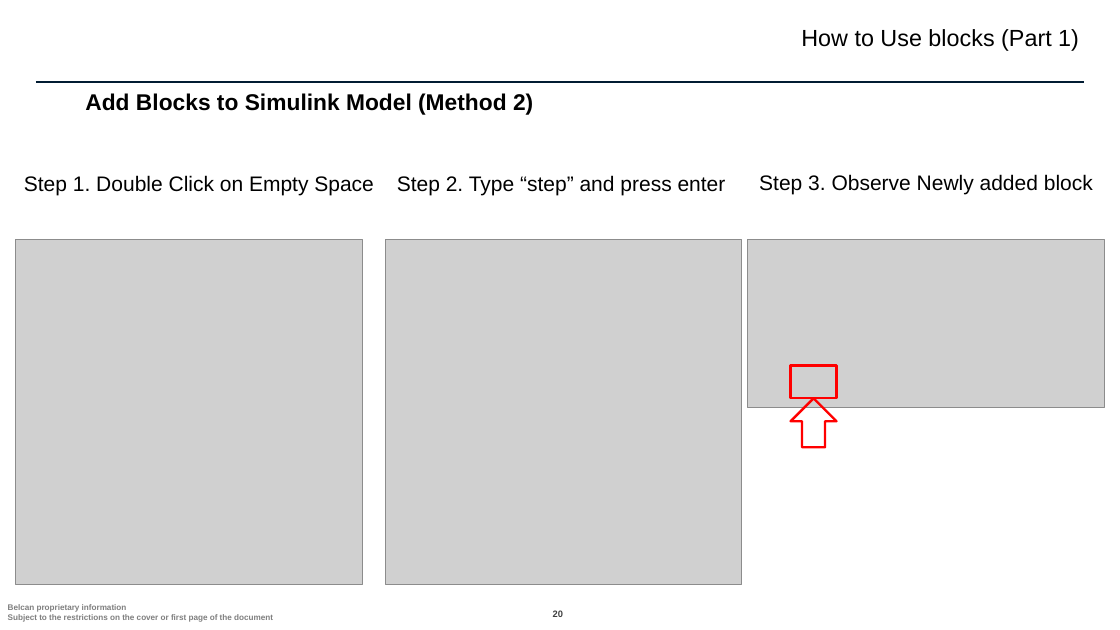
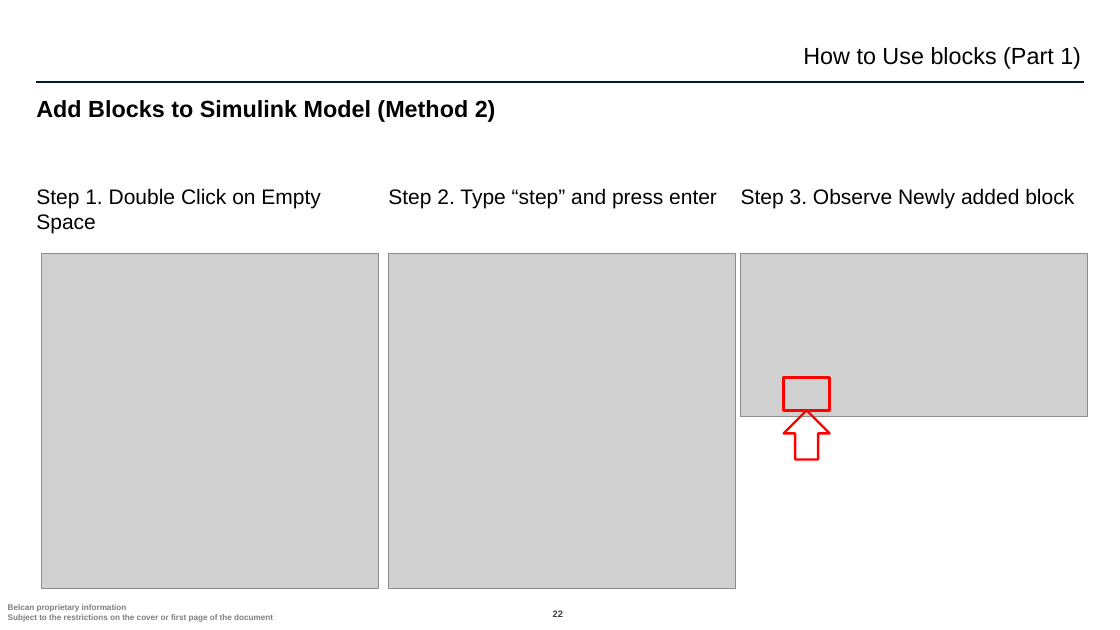
Before and after one commit to ntylerbelcan/aviation-controls-simulink-training-Belcan, a slide deck: slide 22 of ch01/Chapter 1 - Belcan.pptx (slide 20 before the commit). Drawn at 1120x630 pixels with LibreOffice and Linux fonts; fonts in the diff are those of the drawing; grey boxes stand for pictures; background and template pictures are left out. Boxes give left, top, right and bottom in pixels: in the first picture for what was removed or moved away, otherwise in the second. Text is boxed around its words. In the diff, an @@ line names an element or a change of style, - is before the commit and + after.

```diff
--- a/ch01/Chapter 1 - Belcan.pptx
+++ b/ch01/Chapter 1 - Belcan.pptx
@@ text "How to Use blocks (Part ...": place and size @@
-text "How to Use blocks (Part ..." at bbox=[801, 29, 1079, 51]
+text "How to Use blocks (Part ..." at bbox=[803, 47, 1081, 69]
@@ title "Add Blocks to Simulink Model ...": place and size @@
-title "Add Blocks to Simulink Model ..." at bbox=[85, 93, 533, 115]
+title "Add Blocks to Simulink Model ..." at bbox=[36, 100, 496, 122]
@@ title "Add Blocks to Simulink Model ..." at bbox=[36, 100, 496, 122]: size 19.5 to 20 pt @@
@@ more space between paragraphs in 3 elements at bbox=[388, 188, 717, 208], bbox=[741, 188, 1074, 208], bbox=[36, 188, 320, 233] @@
@@ text "Step 1. Double Click on ...": place and size @@
-text "Step 1. Double Click on ..." at bbox=[24, 175, 373, 195]
+text "Step 1. Double Click on ..." at bbox=[36, 188, 320, 233]
@@ text "Step 2. Type “step” and ...": place and size @@
-text "Step 2. Type “step” and ..." at bbox=[397, 175, 726, 195]
+text "Step 2. Type “step” and ..." at bbox=[388, 188, 717, 208]
@@ text "Step 3. Observe Newly added ...": place and size @@
-text "Step 3. Observe Newly added ..." at bbox=[759, 174, 1093, 195]
+text "Step 3. Observe Newly added ..." at bbox=[741, 188, 1074, 208]
@@ picture: place and size @@
-picture at bbox=[16, 239, 362, 585]
+picture at bbox=[41, 254, 378, 589]
@@ picture: place and size @@
-picture at bbox=[386, 239, 743, 585]
+picture at bbox=[388, 254, 735, 589]
@@ picture: place and size @@
-picture at bbox=[748, 239, 1105, 408]
+picture at bbox=[741, 254, 1088, 417]
@@ rectangle: place and size @@
-rectangle at bbox=[791, 365, 837, 398]
+rectangle at bbox=[784, 377, 830, 410]
@@ up arrow: place and size @@
-up arrow at bbox=[791, 398, 837, 447]
+up arrow at bbox=[784, 411, 830, 460]
```
Also in this commit, not shown: 46 other slides changed, 3 slides added.
